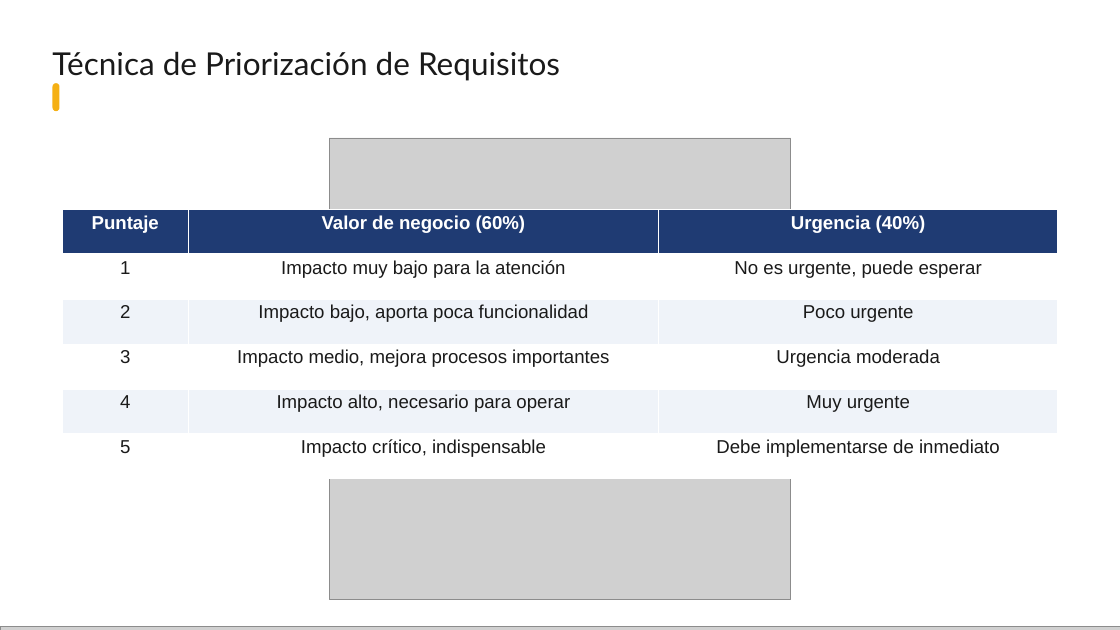
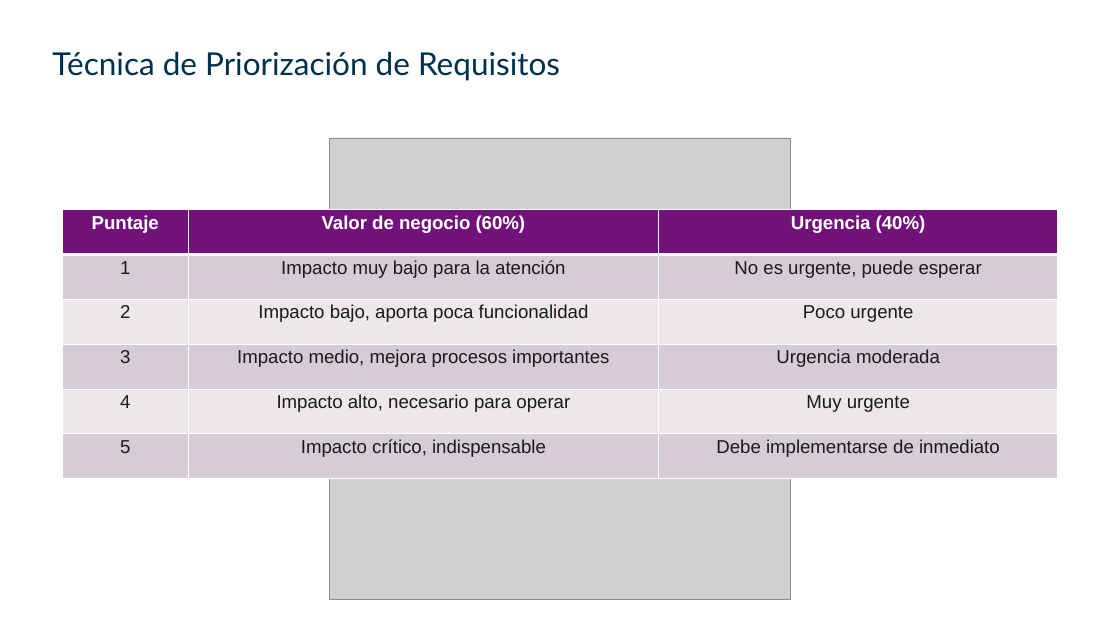
Before and after one commit to Brandonpyjv/Mediapp, a slide deck: slide 16 of docs tesis/exposicion/MediApp - Sustentación.pptx. Drawn at 1120x630 pixels with LibreOffice and Linux fonts; fonts in the diff are those of the drawing; grey boxes stand for pictures; background and template pictures are left out. Boxes give left, top, right and bottom in pixels: in the first picture for what was removed or moved away, otherwise in the second. Text is boxed around its words. In the diff, an @@ line names an element or a change of style, - is before the commit and + after.

```diff
--- a/docs tesis/exposicion/MediApp - Sustentación.pptx
+++ b/docs tesis/exposicion/MediApp - Sustentación.pptx
@@ text "Técnica de Priorización de Requisitos" at [52,51,560,81]: text colour #1A1A1A to #00304D @@
@@ rounded rectangle removed at [52,83,59,111] @@
@@ table at [62,210,1058,479] @@
@@ fill #1F3B73 to #71127A in row 1 @@
@@ fill #FFFFFF to #D5CCD7 in 9 cells @@
@@ fill #EFF3F9 to #EBE7EC in 6 cells @@
@@ picture removed at [0,627,1120,630] @@
```
Also in this commit, not shown: 35 other slides changed, 2 slides added, 2 slides removed, 9 other files.
